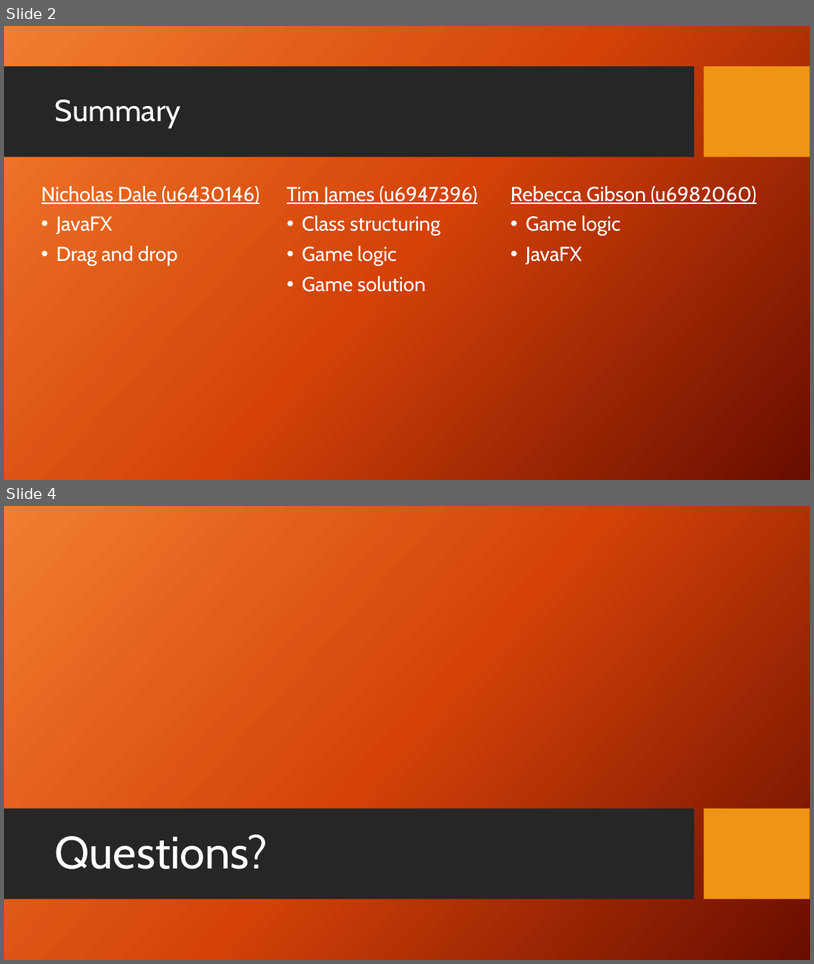
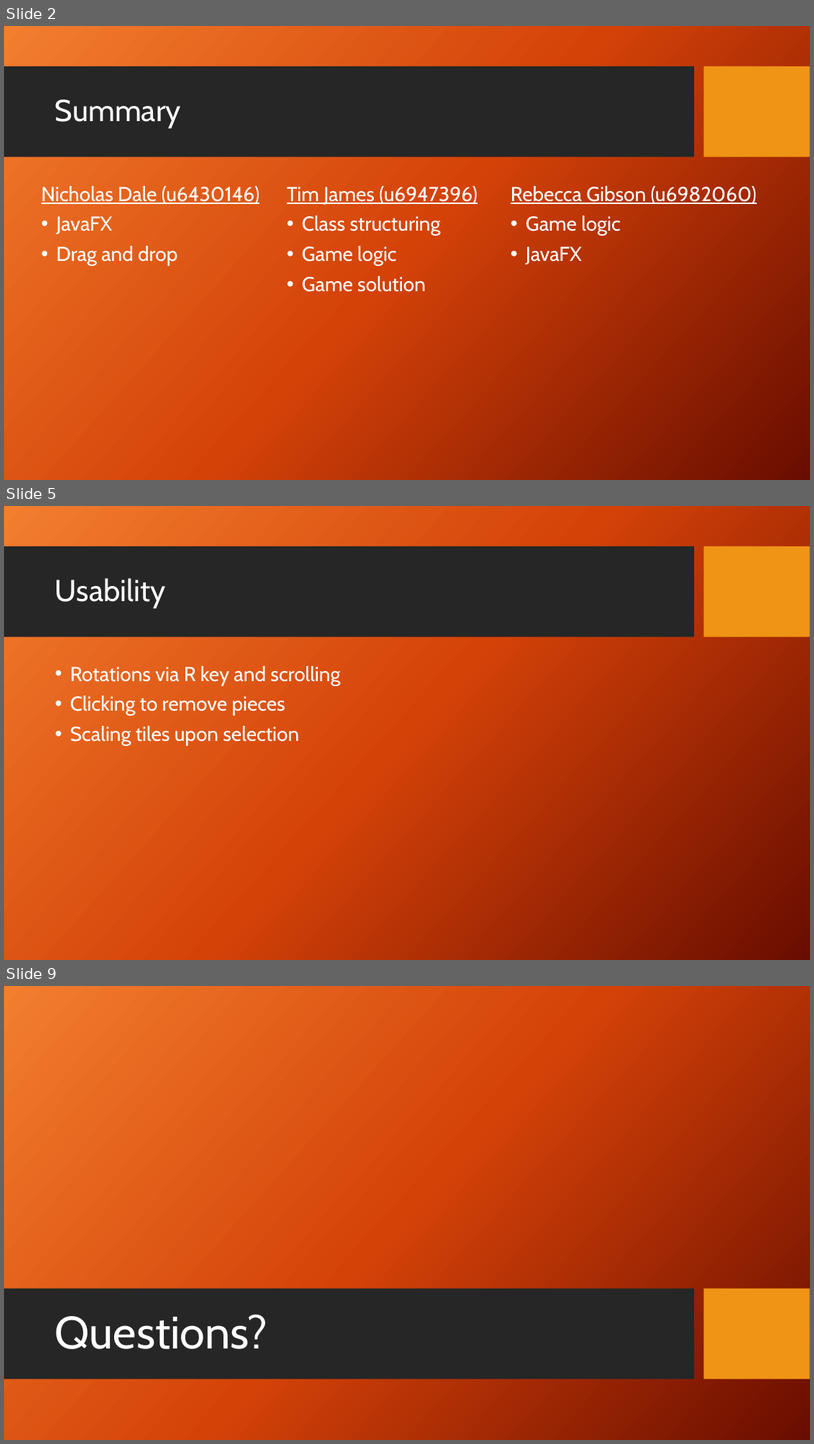
Before and after one commit to Tim-W-James/Java-Block-Puzzle-Game, a slide deck: presentation.pptx. Shown one above the other, each under a label of ours: slides 2 and 4 before the commit, slides 2, 5 and 9 after it; the slides between them are not shown. The pictures are 814x964 and 814x1444 pixels, drawn with LibreOffice and Linux fonts; fonts in the diff are those of the drawing; background and template pictures are left out. Boxes give left, top, right and bottom in pixels: in the first picture for what was removed or moved away, otherwise in the second. Text is boxed around its words. In the diff, an @@ line names an element or a change of style, - is before the commit and + after.

```diff
--- a/presentation.pptx
+++ b/presentation.pptx
@@ slide 5 added at [4, 506, 810, 960], background picture (left out); not listed: 2 template elements that a slide beside it also shows @@
@@ title added at [55, 578, 166, 608], 36 pt, text #FFFFFF @@
+Usability
@@ text added at [70, 666, 340, 746], 24 pt, text #FFFFFF @@
+• Rotations via R key and scrolling
+• Clicking to remove pieces
+• Scaling tiles upon selection
@@ what was slide 4 is now slide 9 @@
```
Also in this commit, not shown: 1 slide changed, 4 other slides added, 3 other files.
